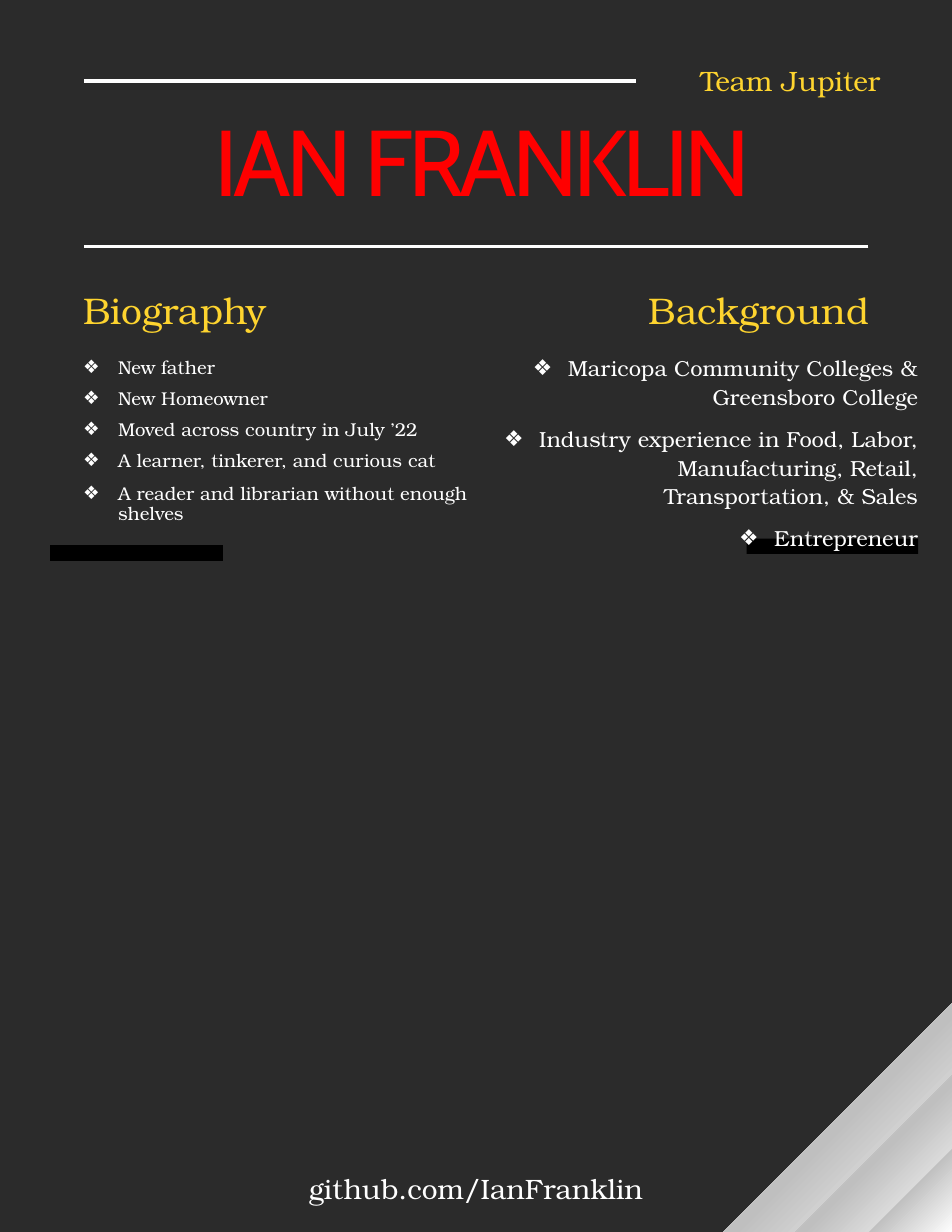
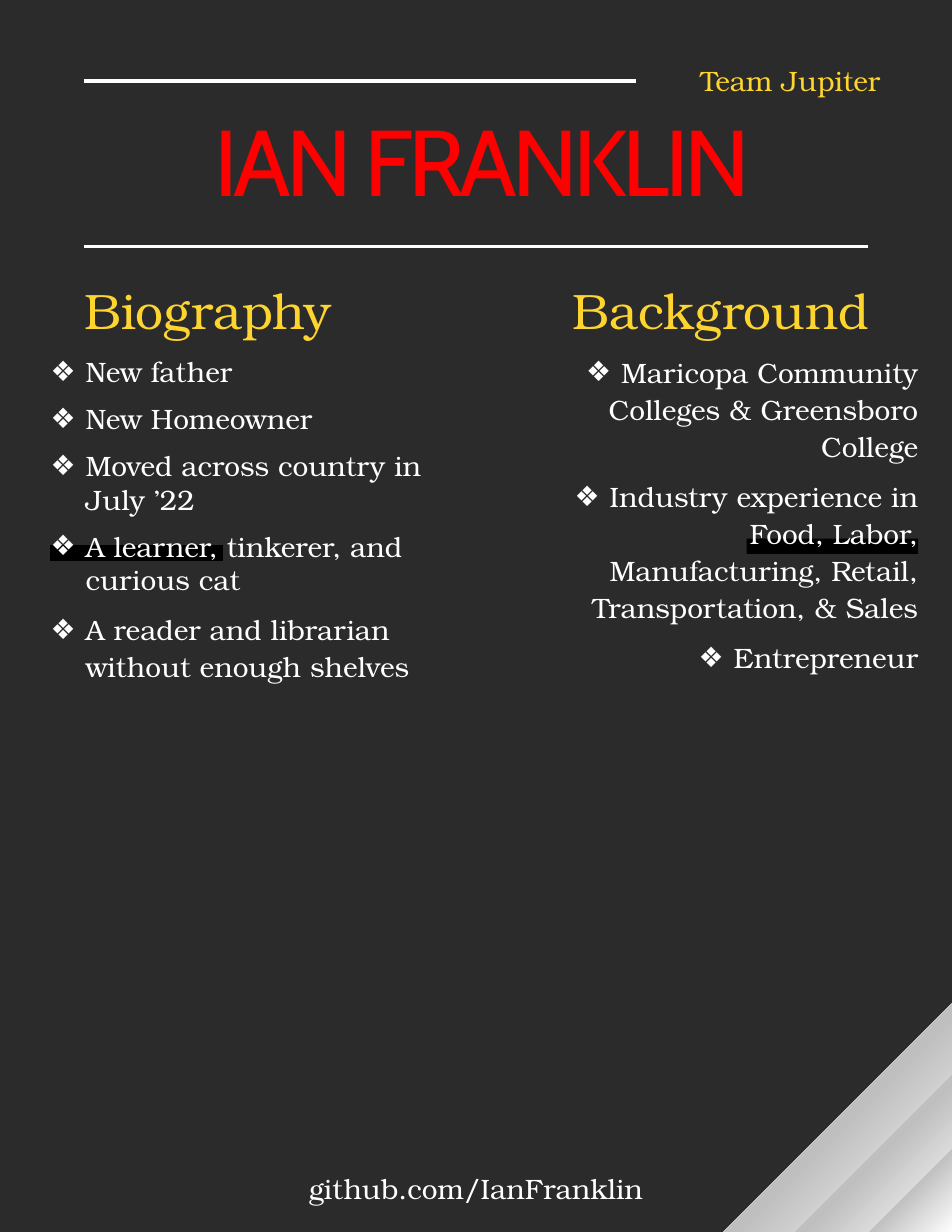
Before and after one commit to IanFranklin/Final_Project_Team_Jupiter, a slide deck: slide 2 of Media/Box Office Success.pptx. Drawn at 952x1232 pixels with LibreOffice and Linux fonts; fonts in the diff are those of the drawing; background and template pictures are left out; a plain dark background stands for a picture behind light text. Boxes give left, top, right and bottom in pixels: in the first picture for what was removed or moved away, otherwise in the second. Text is boxed around its words. In the diff, an @@ line names an element or a change of style, - is before the commit and + after.

```diff
--- a/Media/Box Office Success.pptx
+++ b/Media/Box Office Success.pptx
@@ text "Biography" at [84, 293, 331, 341]: size 23.8 to 32 pt @@
@@ text "Background": place and size @@
-text "Background" at [649, 297, 869, 333]
+text "Background" at [573, 293, 870, 341]
@@ text "Background" at [573, 293, 870, 341]: size 23.8 to 32 pt @@
@@ text "New father": place and size @@
-text "New father" at [118, 360, 467, 520]
+text "New father" at [86, 361, 421, 684]
@@ text "New father" at [86, 361, 421, 684]: size 11.9 to 18 pt; line spacing 0.8 to 1; line spacing 0.9 to 1.1 @@
@@ text "Maricopa Community Colleges & Greensboro ..." at [592, 363, 919, 675]: size 14 to 18 pt @@
```
Also in this commit, not shown: 9 other slides changed, 8 slides added, 4 slides removed, 28 other files.
